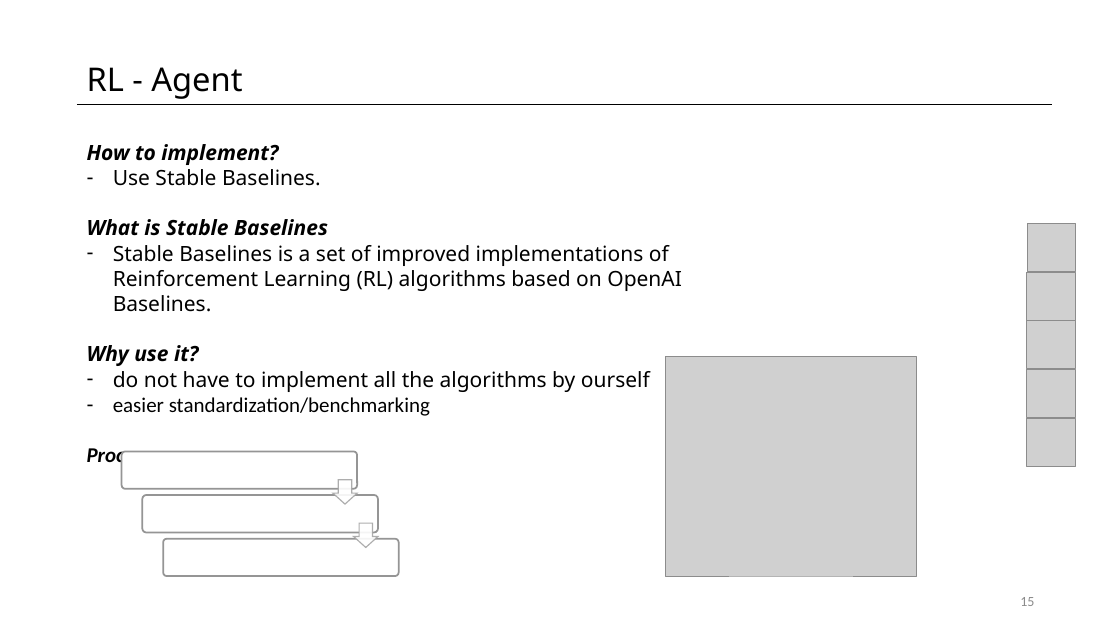
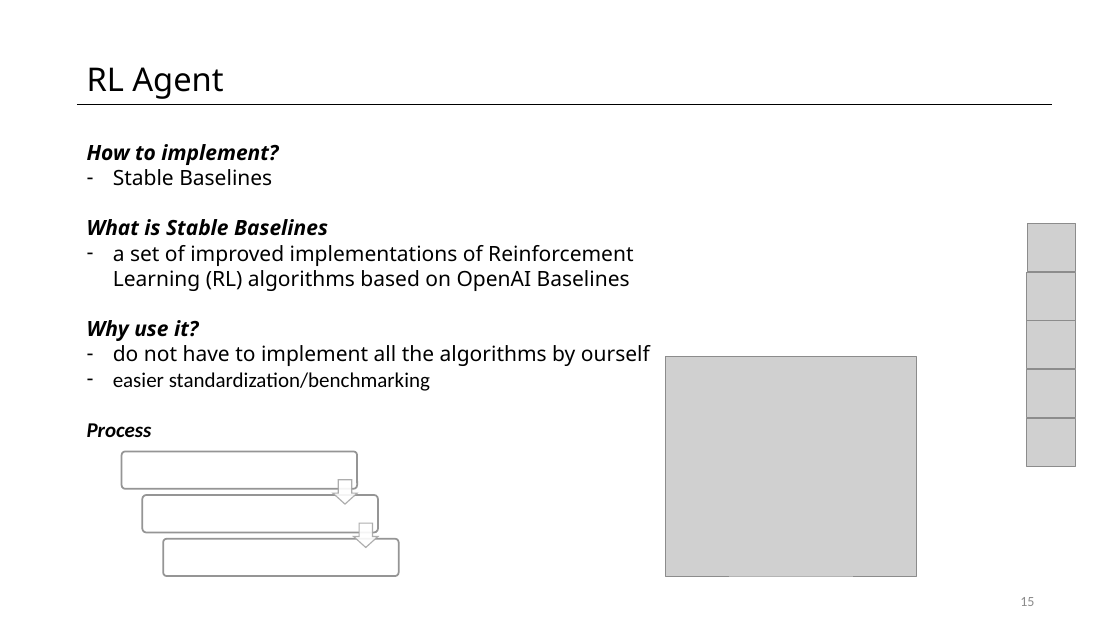
Before and after one commit to fpedd/ees-pees, a slide deck: slide 15 of orga/milestone_presentations/MP2.pptx. Drawn at 1120x630 pixels with LibreOffice and Linux fonts; fonts in the diff are those of the drawing; grey boxes stand for pictures. Boxes give left, top, right and bottom in pixels: in the first picture for what was removed or moved away, otherwise in the second. Text is boxed around its words. In the diff, an @@ line names an element or a change of style, - is before the commit and + after.

```diff
--- a/orga/milestone_presentations/MP2.pptx
+++ b/orga/milestone_presentations/MP2.pptx
@@ text at [87, 67, 223, 99]: text changed @@
-RL - Agent
+RL Agent
@@ text at [113, 169, 272, 186]: text changed @@
-– Use Stable Baselines.
+– Stable Baselines
@@ text at [113, 245, 633, 291]: text changed @@
-– Stable Baselines is a set of improved implementations of Reinforcement Learning (RL) algorithms based on OpenAI Baselines.
+– a set of improved implementations of Reinforcement Learning (RL) algorithms based on OpenAI Baselines
```
Also in this commit, not shown: 9 other slides changed.
